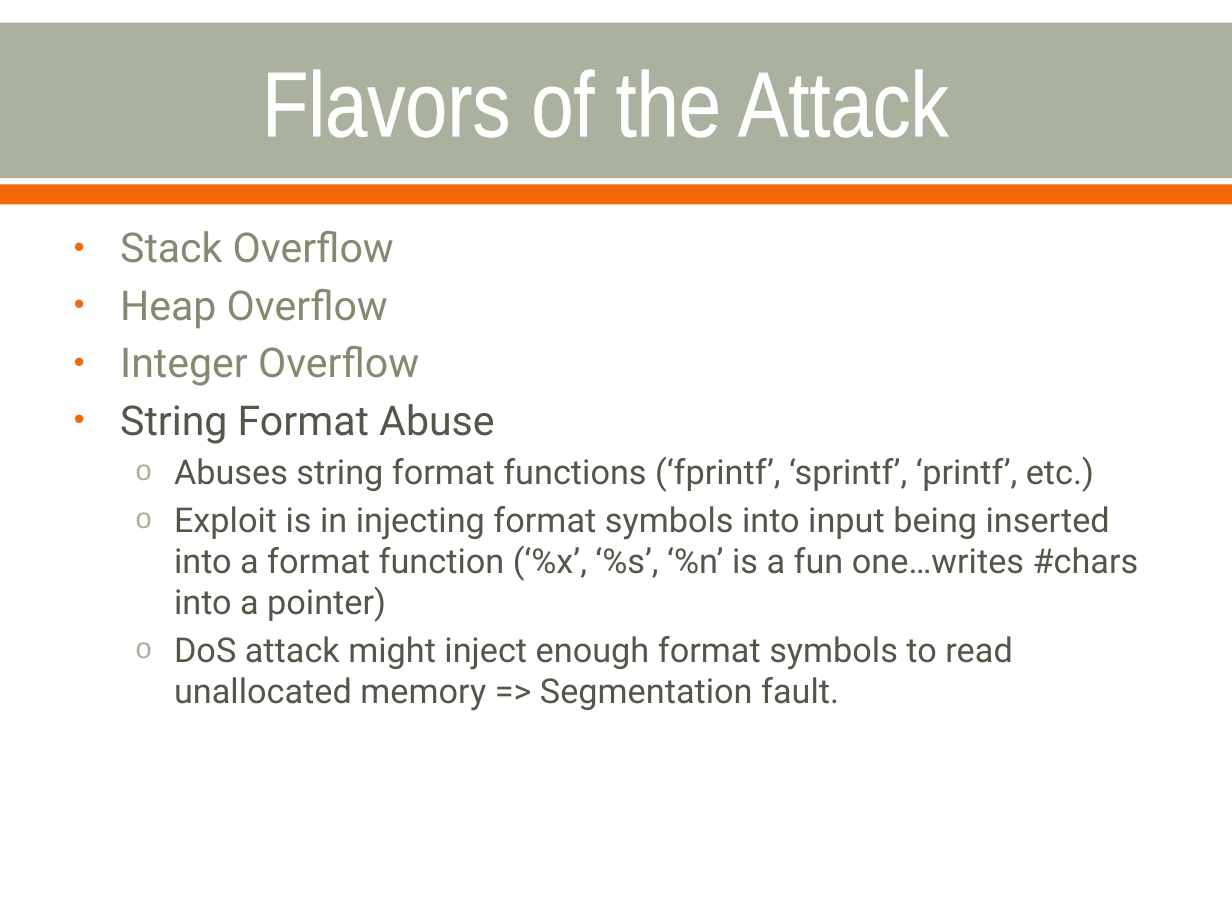
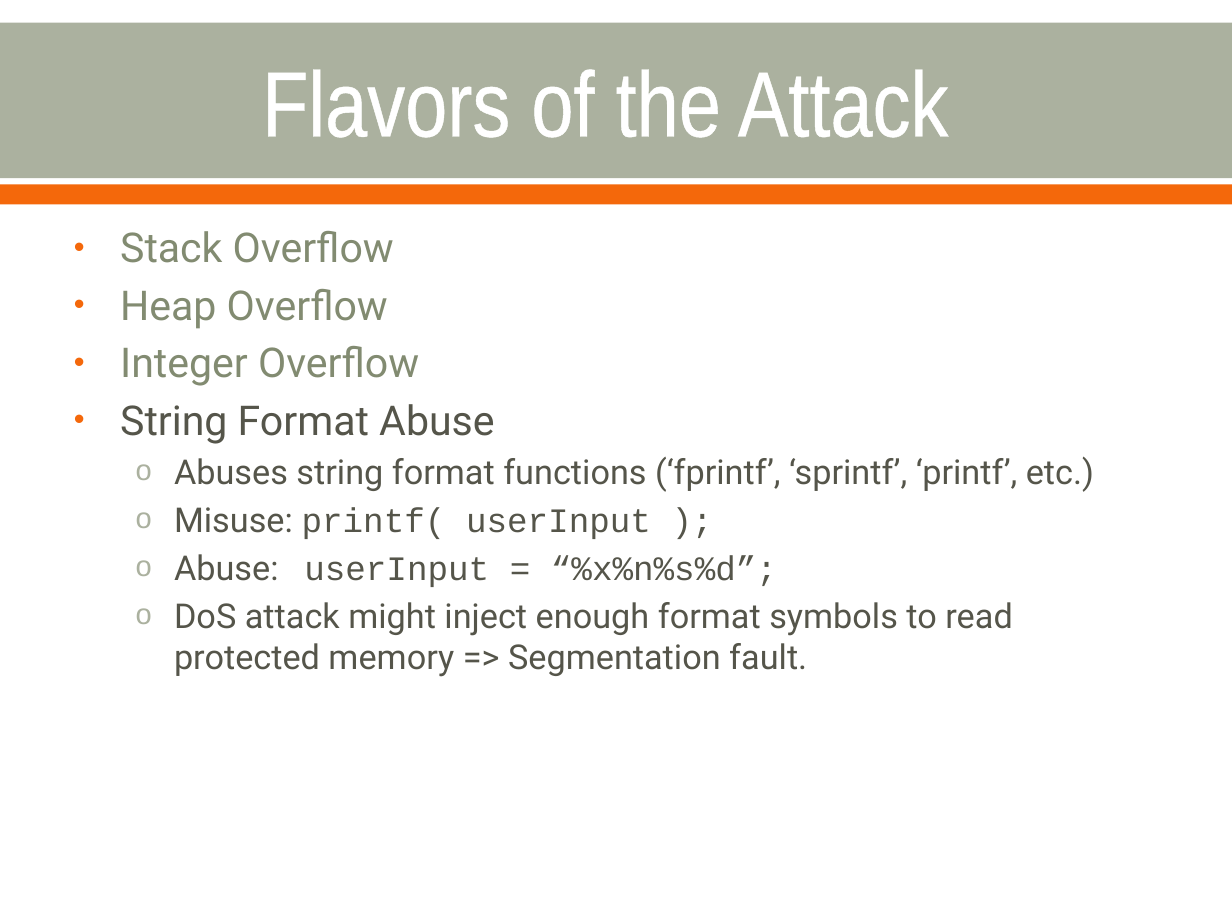
Before and after one commit to cornwe19/cse825, a slide deck: slide 7 of Buffer Overflow Attacks.pptx. Drawn at 1232x924 pixels with LibreOffice and Linux fonts; fonts in the diff are those of the drawing. Boxes give left, top, right and bottom in pixels: in the first picture for what was removed or moved away, otherwise in the second. Text is boxed around its words. In the diff, an @@ line names an element or a change of style, - is before the commit and + after.

```diff
--- a/Buffer Overflow Attacks.pptx
+++ b/Buffer Overflow Attacks.pptx
@@ text at (174, 507, 1012, 677): text changed @@
-  o Exploit is in injecting format symbols into input being inserted into a format function (‘%x’, ‘%s’, ‘%n’ is a fun one…writes #chars into a pointer)
-  o DoS attack might inject enough format symbols to read unallocated memory => Segmentation fault.
+  o Misuse: printf( userInput );
+  o Abuse: userInput = “%x%n%s%d”;
+  o DoS attack might inject enough format symbols to read protected memory => Segmentation fault.
```
Also in this commit, not shown: 1 other slide changed, 3 slides added.
